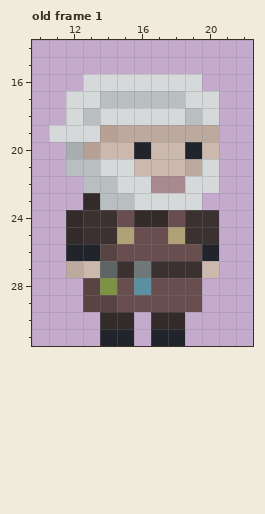
Two states of a pixel-art file, assets_raw/player.aseprite. Above is the file before it was changed.
32x32 pixels, 39 frames. Shown: old frame 1: x 10..22, y 14..31. The commit also changed other frames, which this record leaves out.
The result:
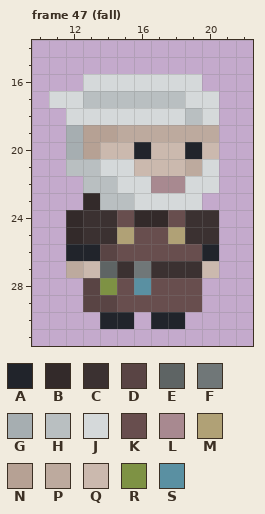
Palette (. is transparent): A #21242b  B #332a2a  C #3b3131  D #594444  E #5e6464  F #707778  G #a6aeb1  H #b9bfc1  J #d5d9da  K #684e4e  L #a88990  M #b0a176  N #b6a194  P #bdaa9e  Q #cbb9ae  R #7e9244  S #5a90a2
A new or re-ordered frame is compared with the old frame closest to it.
Commit message: player jump & fall
Diff:
frames 39 -> 47
Changed rows in their new state; - is an unchanged pixel.
Frame 47 (fall) is new; against old frame 1, layers "hair top", "foot front", "foot back":
first column x 11:
17 J-H
18 --J
19 .GN
first column x 14:
30 AA-AA
31 ..-..
Pixel boxes of the changes (left, top, right, bottom) in both pictures:
changed: (49, 91, 100, 142)
changed: (100, 312, 185, 346)
